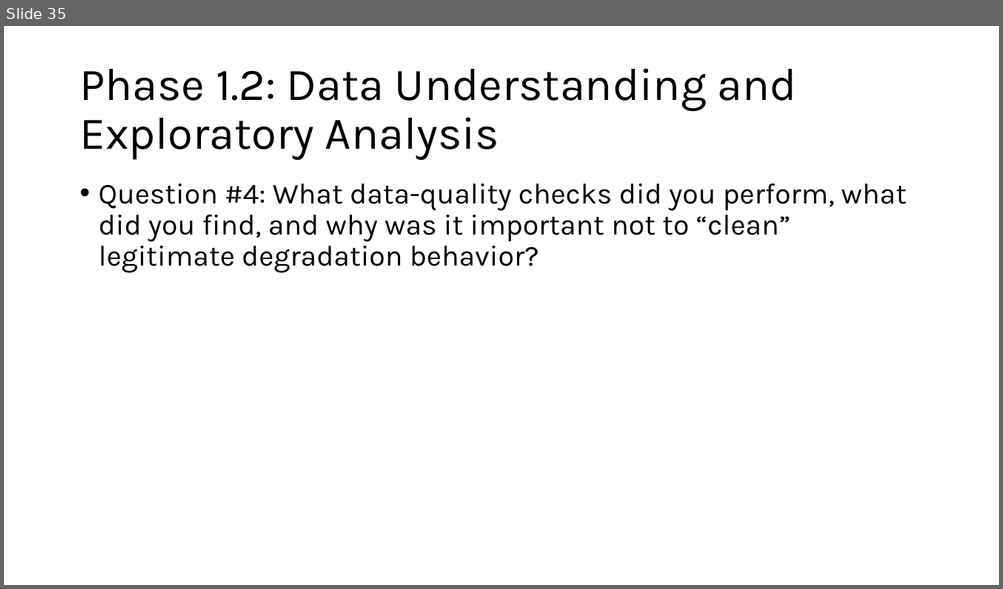
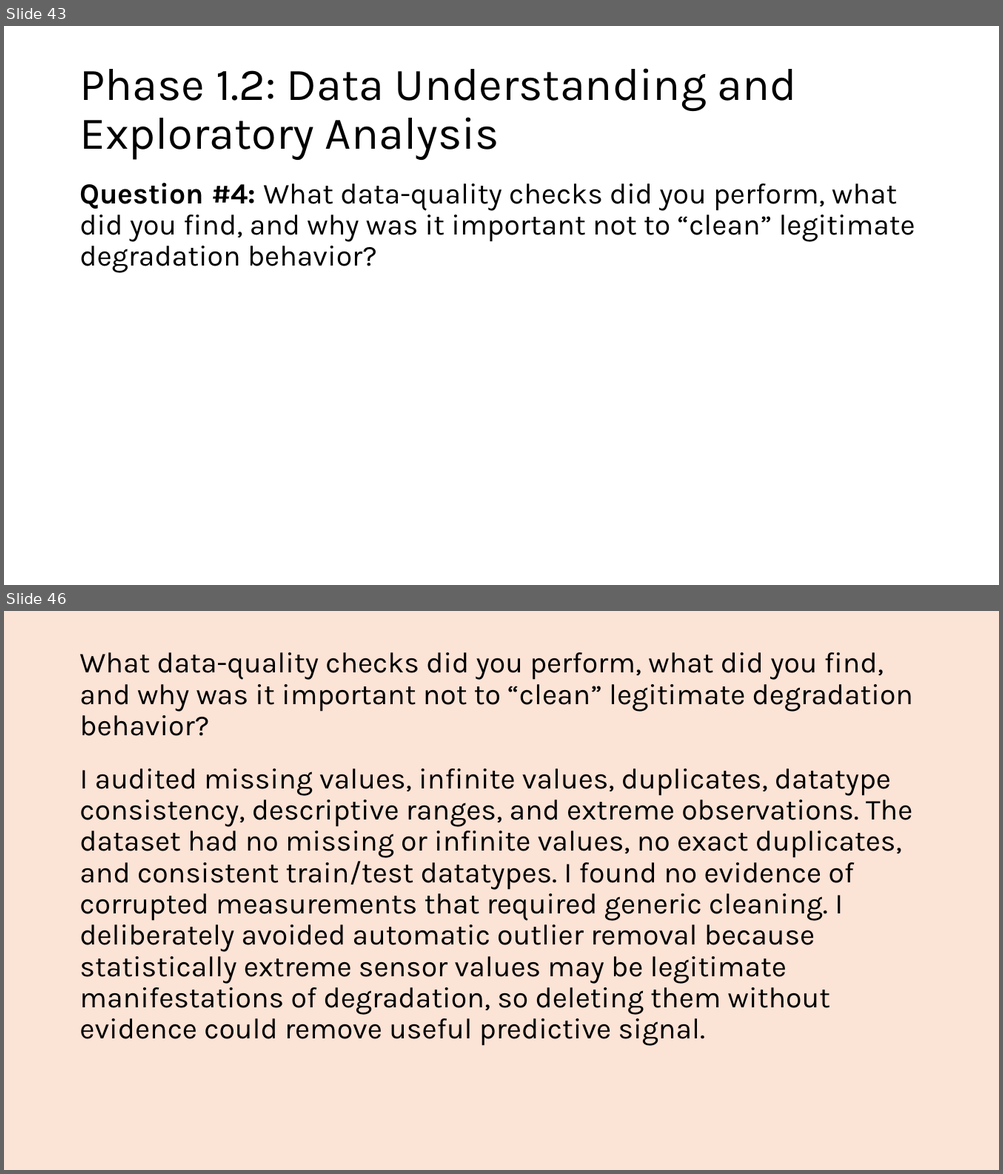
Before and after one commit to stuart-spackman/ml-predictive-maintenance-mlops, a slide deck: documents/active_recall.pptx. Shown one above the other, each under a label of ours: slide 35 before the commit, slides 43 and 46 after it; the slides between them are not shown. The pictures are 1003x589 and 1003x1174 pixels, drawn with LibreOffice and Linux fonts; fonts in the diff are those of the drawing. Boxes give left, top, right and bottom in pixels: in the first picture for what was removed or moved away, otherwise in the second. Text is boxed around its words. In the diff, an @@ line names an element or a change of style, - is before the commit and + after.

```diff
--- a/documents/active_recall.pptx
+++ b/documents/active_recall.pptx
@@ slide 46 added at (4,611,999,1170), background #FBE3D6 @@
@@ title added at (79,652,913,736), 28 pt, text #000000 @@
+What data-quality checks did you perform, what did you find, and why was it important not to “clean” legitimate degradation behavior?
@@ text added at (79,769,912,1046), 28 pt, text #000000 @@
+I audited missing values, infinite values, duplicates, datatype consistency, descriptive ranges, and extreme observations. The dataset had no missing or infinite values, no exact duplicates, and consistent train/test datatypes. I found no evidence of corrupted measurements that required generic cleaning. I deliberately avoided automatic outlier removal because statistically extreme sensor values may be legitimate manifestations of degradation, so deleting them without evidence could remove useful predictive signal.
@@ what was slide 35 is now slide 43 @@
@@ slide 43 changed as well @@
@@ text "Question #4: What data-quality checks ..." at (79,183,915,273): bold on in "Question #4:"; bullet • to none @@
```
Also in this commit, not shown: 36 other slides changed, 36 other slides added, 3 slides removed, 14 other files.
